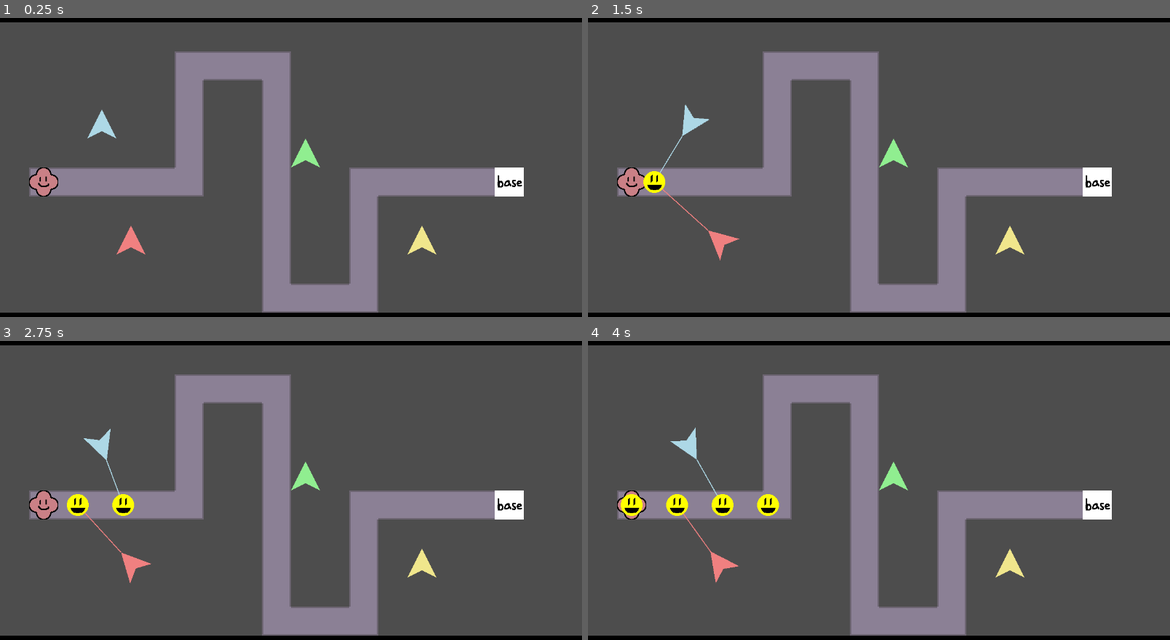
Above: before the commit, frames 1-4 (two rows, left to right).
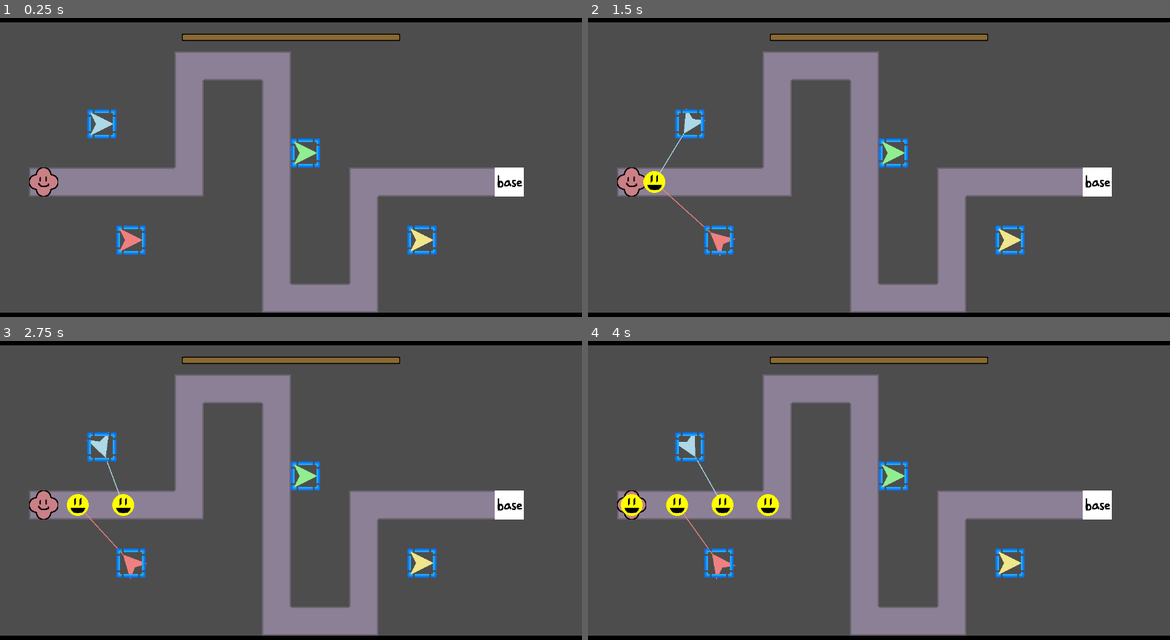
Above: after the commit, the same moments.

Repository: ladybunne/gmtk-game-jam-2024
Game: Godot game, scene res://MainScene.tscn
The game is run twice, just before and just after one commit, with the same random seed, the same clock (stepped at 60 frames per second) and the same inputs.
Inputs (mouse positions are in pixels of both pictures, inside the frame that each line leads up to):
- Up to frame 1 (0.25 s): no input
- Up to frame 2 (1.5 s): tap Enter at 0.5 s; move the mouse to (1007, 152) at 0.52 s; click (1007, 152) at 0.67 s; move the mouse to (762, 182) at 1.27 s; click (762, 182) at 1.42 s
- Up to frame 3 (2.75 s): move the mouse to (349, 418) at 2.02 s; click (349, 418) at 2.17 s
- Up to frame 4 (4 s): move the mouse to (849, 556) at 2.77 s; click (849, 556) at 2.92 s; move the mouse to (1053, 538) at 3.52 s; click (1053, 538) at 3.67 s

The runs differ from the first frame. In frame 1, 2.1% of the frame differs, in the area x 15-75%, y 5-80%; in frame 2, 2.0%; in frame 3, 2.0%; in frame 4, 2.0%.

Commit message:
Tower scaling

Diff:
--- /dev/null
+++ b/GameManager.gd
@@ -0,0 +1,4 @@
+extends Node
+
+var buildResource = 100
+var areaToBuildResourceRatio = 1.0/1024.0
--- a/GameThings/Base.gd
+++ b/GameThings/Base.gd
@@ -4,5 +4,4 @@
 	body_entered.connect(enemy_entered)
 
 func enemy_entered(body: Node2D):
-	print(body)
 	body.queue_free()
--- a/GameThings/Tower.gd
+++ b/GameThings/Tower.gd
@@ -1,4 +1,6 @@
 extends Area2D
+
+class_name Tower
 
 @export_group("Internal")
 @export var polygon: Polygon2D
@@ -22,20 +24,26 @@
 			recolor()
 
 
+@onready var sprite: Node2D = find_child("Polygon2D")
+@onready var handle: Control = find_child("Handle")
+var currentCost
+
 func _ready() -> void:
 	body_entered.connect(enemy_entered)
 	body_exited.connect(enemy_exited)
 	recolor()
+	currentCost = handle.GetCost()
+
 
 func _process(delta: float) -> void:
 	if target != null:
-		rotation = rotation + get_angle_to(target.position) + 0.5 * PI
+		sprite.look_at(target.position)
 		queue_redraw()
 
 
 func _draw() -> void:
 	if target != null:
-		draw_line(firing_point.position,to_local(target.position), polygon.color, 2)
+		draw_line(to_local(firing_point.global_position),to_local(target.position), polygon.color, 2)
 
 func recolor():
 	match targeting_mode:
--- a/GameThings/Tower.tscn
+++ b/GameThings/Tower.tscn
@@ -1,6 +1,9 @@
-[gd_scene load_steps=3 format=3 uid="uid://dx6o8vnri4fmf"]
+[gd_scene load_steps=6 format=3 uid="uid://dx6o8vnri4fmf"]
 
 [ext_resource type="Script" path="res://GameThings/Tower.gd" id="1_k4d5n"]
+[ext_resource type="Script" path="res://GameThings/Handle.gd" id="2_8oltv"]
+[ext_resource type="Texture2D" uid="uid://b6il0gqcgnvj7" path="res://Assets/Sprites/handle.png" id="2_l3qcl"]
+[ext_resource type="Texture2D" uid="uid://c7wsooxicpfxa" path="res://Assets/Sprites/handle2.png" id="4_105yb"]
 
 [sub_resource type="CircleShape2D" id="CircleShape2D_ejdv8"]
 radius = 200.0
@@ -9,16 +12,57 @@
 script = ExtResource("1_k4d5n")
 polygon = NodePath("Polygon2D")
 shot_timer = NodePath("ShotTimer")
-firing_point = NodePath("FiringPoint")
+firing_point = NodePath("Polygon2D/FiringPoint")
 
 [node name="CollisionShape2D" type="CollisionShape2D" parent="."]
 shape = SubResource("CircleShape2D_ejdv8")
 
 [node name="Polygon2D" type="Polygon2D" parent="."]
+rotation = 6.28319
+scale = Vector2(0.8, 0.8)
 color = Color(0.678, 0.847, 0.902, 1)
-polygon = PackedVector2Array(0, -32, 32, 32, 0, 16, -32, 32)
+polygon = PackedVector2Array(32, 0, -32, 32, -16, 0, -32, -32)
+
+[node name="FiringPoint" type="Node2D" parent="Polygon2D"]
+position = Vector2(32, 0)
 
 [node name="ShotTimer" type="Timer" parent="."]
 
-[node name="FiringPoint" type="Node2D" parent="."]
-position = Vector2(0, -32)
+[node name="Handle" type="Panel" parent="." node_paths=PackedStringArray("tower", "HandleSprite")]
+modulate = Color(1, 1, 1, 0)
+texture_filter = 1
+anchors_preset = 15
+anchor_right = 1.0
+anchor_bottom = 1.0
+offset_left = -32.0
+offset_top = -32.0
+offset_right = 32.0
+offset_bottom = 32.0
+grow_horizontal = 2
+grow_vertical = 2
+pivot_offset = Vector2(32, 32)
+script = ExtResource("2_8oltv")
+tower = NodePath("..")
+HandleSprite = NodePath("../HandleSprite")
+handleTex = ExtResource("2_l3qcl")
+handleTexBad = ExtResource("4_105yb")
+
+[node name="HandleSprite" type="NinePatchRect" parent="."]
+texture_filter = 1
+anchors_preset = 8
+anchor_left = 0.5
+anchor_top = 0.5
+anchor_right = 0.5
+anchor_bottom = 0.5
+offset_left = -32.0
+offset_top = -32.0
+offset_right = 32.0
+offset_bottom = 32.0
+grow_horizontal = 2
+grow_vertical = 2
+pivot_offset = Vector2(8, 8)
+texture = ExtResource("2_l3qcl")
+patch_margin_left = 16
+patch_margin_top = 16
+patch_margin_right = 16
+patch_margin_bottom = 16
--- /dev/null
+++ b/GameThings/handle.gd
@@ -0,0 +1,62 @@
+extends Control
+
+var resizing = false
+var scaleType = 1
+
+var oldScale
+
+func _gui_input(event: InputEvent) -> void:
+	if event is InputEventMouseButton:
+
+		if event.button_index == MOUSE_BUTTON_LEFT and event.pressed:
+
+			#detect edge click
+			var l = event.position.x * scale.x < 16
+			var r = event.position.x * scale.x > scale.x * size.x -16
+			var u = event.position.y * scale.y < 16
+			var d = event.position.y * scale.y > scale.y * size.y -16
+
+			if l or r or u or d:
+				# cursed prime numbers as identifiers
+				scaleType = 1
+				scaleType *= 3 if l or r else 1
+				scaleType *= 5 if u or d else 1
+
+				resizing=true
+
+			oldScale = scale
+
+		if event.button_index == MOUSE_BUTTON_LEFT and !event.pressed:
+			if GameManager.buildResource > GetCost() - tower.currentCost:
+				GameManager.buildResource -= GetCost() - tower.currentCost
+				print(GameManager.buildResource)
+				tower.currentCost = GetCost()
+			else:
+				scale = oldScale
+			resizing = false
+
+func GetCost():
+	return get_rect().get_area() * GameManager.areaToBuildResourceRatio
+
+@export var tower: Tower
+@export var HandleSprite: NinePatchRect
+
+@export var handleTex: Texture
+@export var handleTexBad: Texture
+
+func _process(delta: float) -> void:
+	if resizing:
+		if (scaleType % 3 == 0):
+			scale.x = max(abs(get_global_mouse_position() - get_global_rect().get_center()).x / size.x*2,1)
+		if (scaleType % 5 == 0):
+			scale.y = max(abs(get_global_mouse_position() - get_global_rect().get_center()).y / size.y*2,1)
+		ResourceBar.previewBar.value = GameManager.buildResource - (GetCost() - tower.currentCost)
+		if GameManager.buildResource < GetCost() - tower.currentCost:
+			HandleSprite.texture = handleTexBad
+		else:
+			HandleSprite.texture = handleTex
+	else:
+		HandleSprite.texture = handleTex
+
+	HandleSprite.global_position = global_position
+	HandleSprite.size = size * scale
--- /dev/null
+++ b/Scenes/UI/ResourceBar.gd
@@ -0,0 +1,15 @@
+extends TextureProgressBar
+
+class_name ResourceBar
+
+@export var preview: bool
+
+static var previewBar: ResourceBar
+
+func _ready() -> void:
+	if preview:
+		previewBar = self
+
+func _process(delta: float) -> void:
+	if !preview:
+		value = GameManager.buildResource
--- a/Scenes/UI/UI.tscn
+++ b/Scenes/UI/UI.tscn
@@ -1,3 +1,72 @@
-[gd_scene format=3 uid="uid://c7f6l47krk6xs"]
+[gd_scene load_steps=6 format=3 uid="uid://c7f6l47krk6xs"]
+
+[ext_resource type="Texture2D" uid="uid://bowofkro0eiv4" path="res://Assets/Sprites/barUnder.png" id="1_yl4kl"]
+[ext_resource type="Texture2D" uid="uid://cehcu8y4e3uyn" path="res://Assets/Sprites/barOver.png" id="2_u31s5"]
+[ext_resource type="Texture2D" uid="uid://cibwiiomnilr2" path="res://Assets/Sprites/barProgress.png" id="3_8mi7g"]
+[ext_resource type="Texture2D" uid="uid://b87ge5byu3q03" path="res://Assets/Sprites/barProgress2.png" id="4_2nsox"]
+[ext_resource type="Script" path="res://Scenes/UI/ResourceBar.gd" id="4_4iij1"]
 
 [node name="UI" type="Node"]
+
+[node name="BuildResourceBar" type="Control" parent="."]
+layout_mode = 3
+anchors_preset = 0
+offset_right = 40.0
+offset_bottom = 40.0
+
+[node name="NinePatchRect" type="NinePatchRect" parent="BuildResourceBar"]
+offset_left = 400.0
+offset_top = 25.0
+offset_right = 880.0
+offset_bottom = 41.0
+texture = ExtResource("1_yl4kl")
+patch_margin_left = 8
+patch_margin_top = 4
+patch_margin_right = 8
+patch_margin_bottom = 4
+
+[node name="TextureProgressBar" type="TextureProgressBar" parent="BuildResourceBar"]
+texture_filter = 1
+offset_left = 400.0
+offset_top = 25.0
+offset_right = 880.0
+offset_bottom = 41.0
+step = 0.0
+value = 100.0
+nine_patch_stretch = true
+stretch_margin_left = 8
+stretch_margin_top = 4
+stretch_margin_right = 8
+stretch_margin_bottom = 4
+texture_progress = ExtResource("3_8mi7g")
+tint_progress = Color(1, 1, 1, 0.686275)
+script = ExtResource("4_4iij1")
+preview = true
+
+[node name="TextureProgressBar2" type="TextureProgressBar" parent="BuildResourceBar"]
+texture_filter = 1
+offset_left = 400.0
+offset_top = 25.0
+offset_right = 880.0
+offset_bottom = 41.0
+step = 0.0
+value = 100.0
+nine_patch_stretch = true
+stretch_margin_left = 8
+stretch_margin_top = 4
+stretch_margin_right = 8
+stretch_margin_bottom = 4
+texture_progress = ExtResource("4_2nsox")
+tint_progress = Color(1, 1, 1, 0.501961)
+script = ExtResource("4_4iij1")
+
+[node name="NinePatchRect2" type="NinePatchRect" parent="BuildResourceBar"]
+offset_left = 400.0
+offset_top = 25.0
+offset_right = 880.0
+offset_bottom = 41.0
+texture = ExtResource("2_u31s5")
+patch_margin_left = 8
+patch_margin_top = 4
+patch_margin_right = 8
+patch_margin_bottom = 4
--- a/project.godot
+++ b/project.godot
@@ -15,6 +15,10 @@
 config/features=PackedStringArray("4.3", "Forward Plus")
 config/icon="res://icon.svg"
 
+[autoload]
+
+GameManager="*res://GameManager.gd"
+
 [display]
 
 window/size/viewport_width=1280
Binary file added: Assets/Sprites/barOver.png
Not shown, added: Assets/Sprites/barOver.png.import
Binary file added: Assets/Sprites/barProgress.png
Not shown, added: Assets/Sprites/barProgress.png.import
Binary file added: Assets/Sprites/barProgress2.png
Not shown, added: Assets/Sprites/barProgress2.png.import
Binary file added: Assets/Sprites/barUnder.png
Not shown, added: Assets/Sprites/barUnder.png.import
Binary file added: Assets/Sprites/handle.png
Not shown, added: Assets/Sprites/handle.png.import
Binary file added: Assets/Sprites/handle2.png
Not shown, added: Assets/Sprites/handle2.png.import
